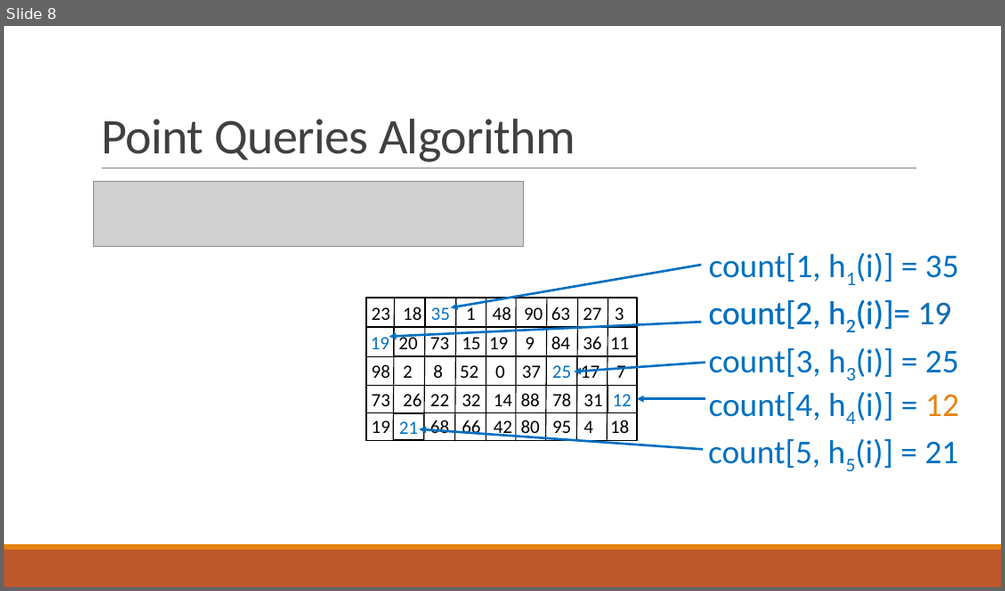
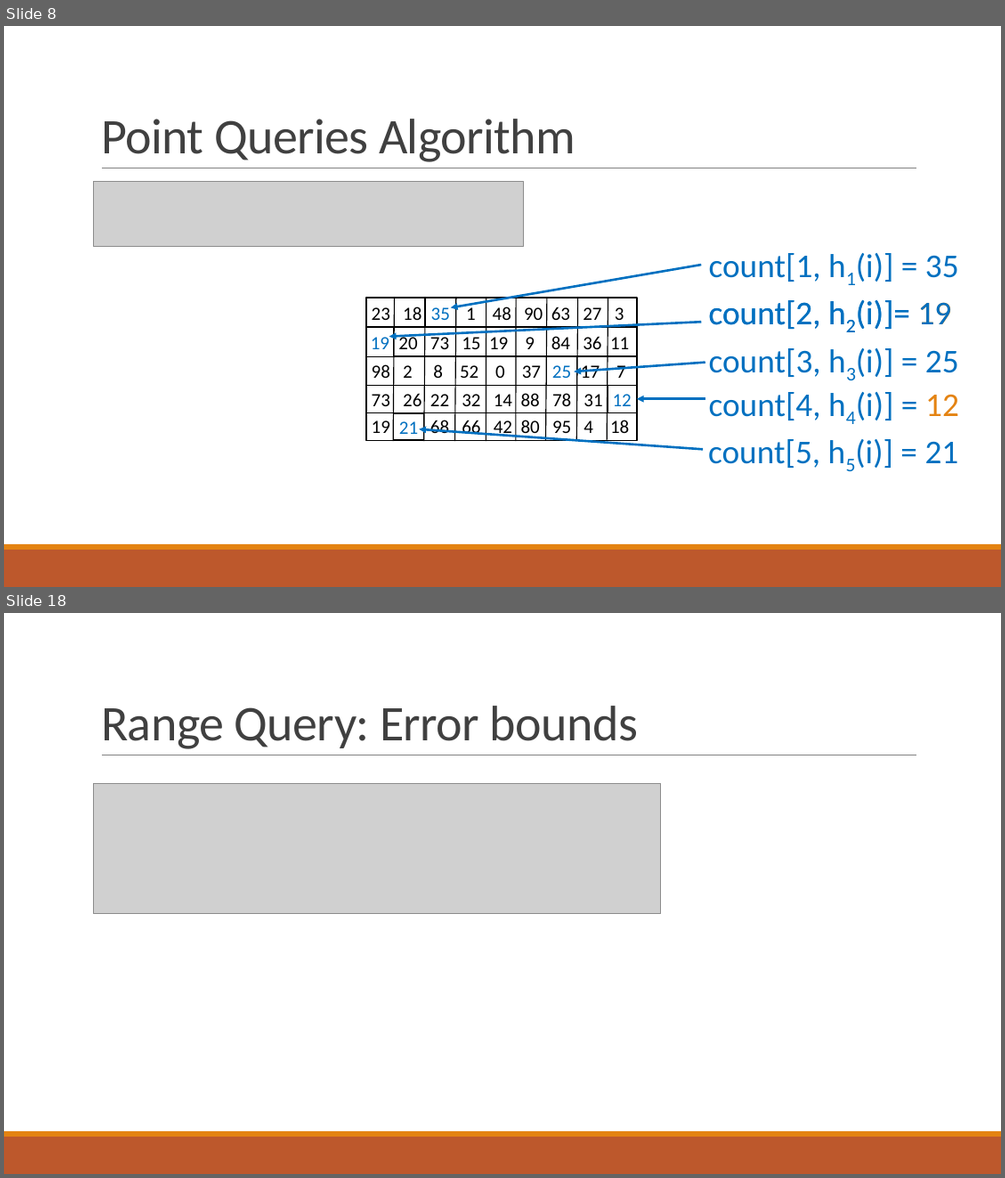
Before and after one commit to ewagner46/count_min_sketch_technical_summary, a slide deck: count_min_sketch_talk.pptx. Shown one above the other, each under a label of ours: slide 8 before the commit, slides 8 and 18 after it; the slides between them are not shown. The pictures are 1005x591 and 1005x1178 pixels, drawn with LibreOffice and Linux fonts; fonts in the diff are those of the drawing; grey boxes stand for pictures. Boxes give left, top, right and bottom in pixels: in the first picture for what was removed or moved away, otherwise in the second. Text is boxed around its words. In the diff, an @@ line names an element or a change of style, - is before the commit and + after.

Commit message:
added slides for range query. still has some holes. fixed up range query proof

```diff
--- a/count_min_sketch_talk.pptx
+++ b/count_min_sketch_talk.pptx
@@ slide 18 added at [4, 613, 1001, 1174], background #FFFFFF; not listed: 3 template elements that a slide beside it also shows @@
@@ title added at [101, 706, 638, 749], 48 pt, text #404040 @@
+Range Query: Error bounds
@@ picture added at [94, 784, 661, 914] @@
```
Also in this commit, not shown: 11 other slides added, 1 other file.
